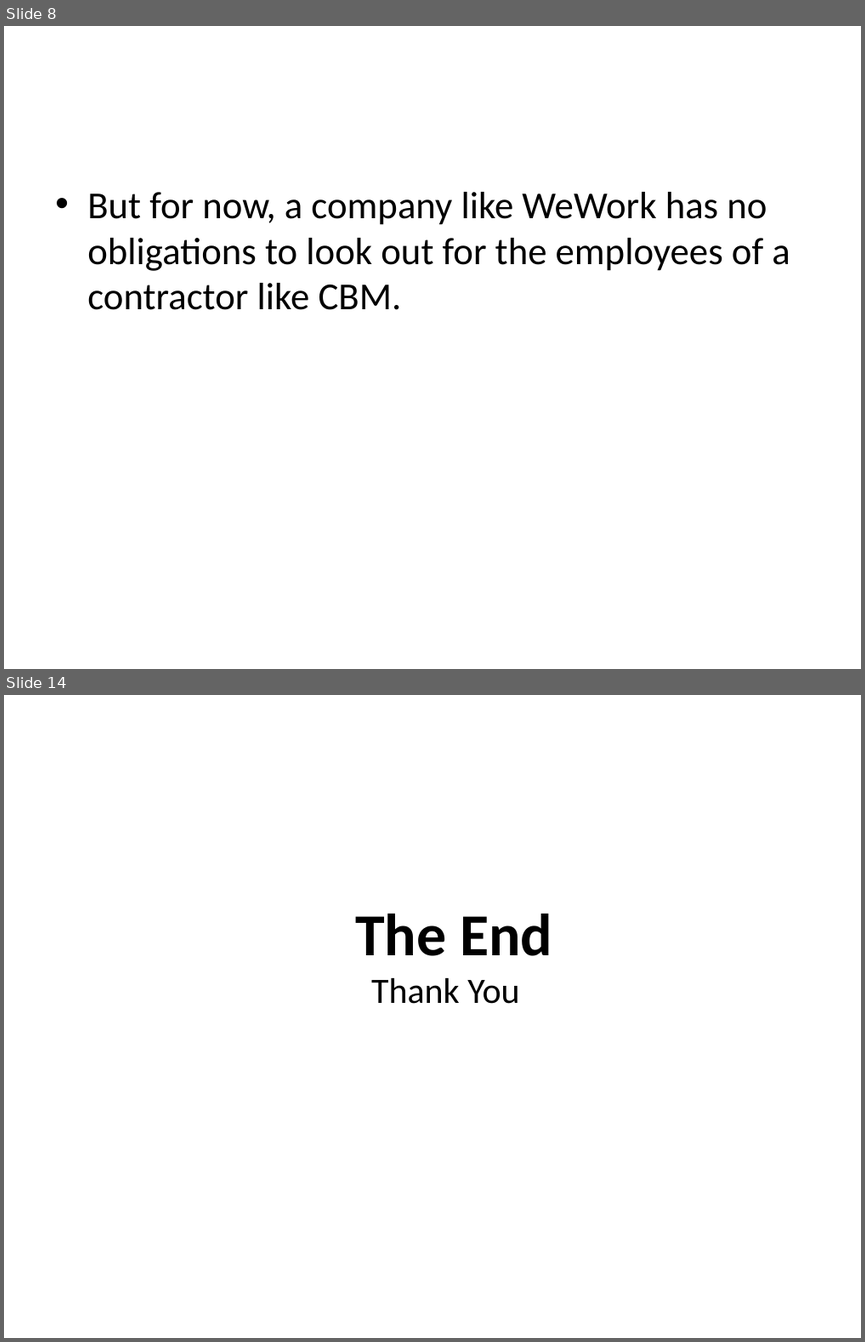
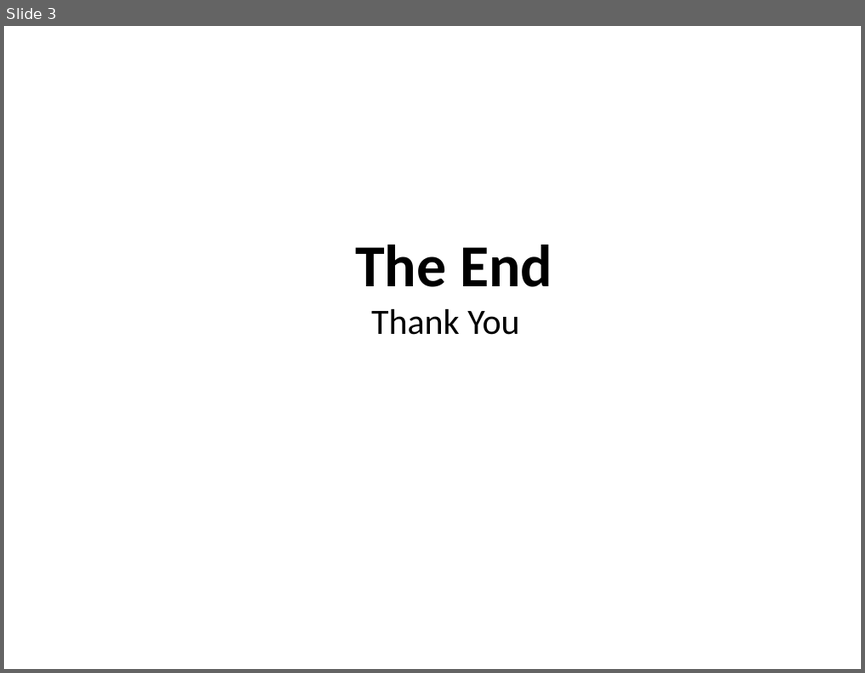
Before and after one commit to xinghai-zhang/Mhacks6, a slide deck: FlaskWebProject1/static/test.pptx. Shown one above the other, each under a label of ours: slides 8 and 14 before the commit, slide 3 after it; the slides between them are not shown. The pictures are 865x1342 and 865x673 pixels, drawn with LibreOffice and Linux fonts; fonts in the diff are those of the drawing. Boxes give left, top, right and bottom in pixels: in the first picture for what was removed or moved away, otherwise in the second. Text is boxed around its words. In the diff, an @@ line names an element or a change of style, - is before the commit and + after.

```diff
--- a/FlaskWebProject1/static/test.pptx
+++ b/FlaskWebProject1/static/test.pptx
@@ slide 8 removed at (4, 26, 861, 669), background #FFFFFF @@
@@ text removed at (87, 192, 789, 310) @@
-• But for now, a company like WeWork has no obligations to look out for the employees of a contractor like CBM.
@@ what was slide 14 is now slide 3 @@
```
Also in this commit, not shown: 2 slides added, 12 other slides removed, 19 other files.
